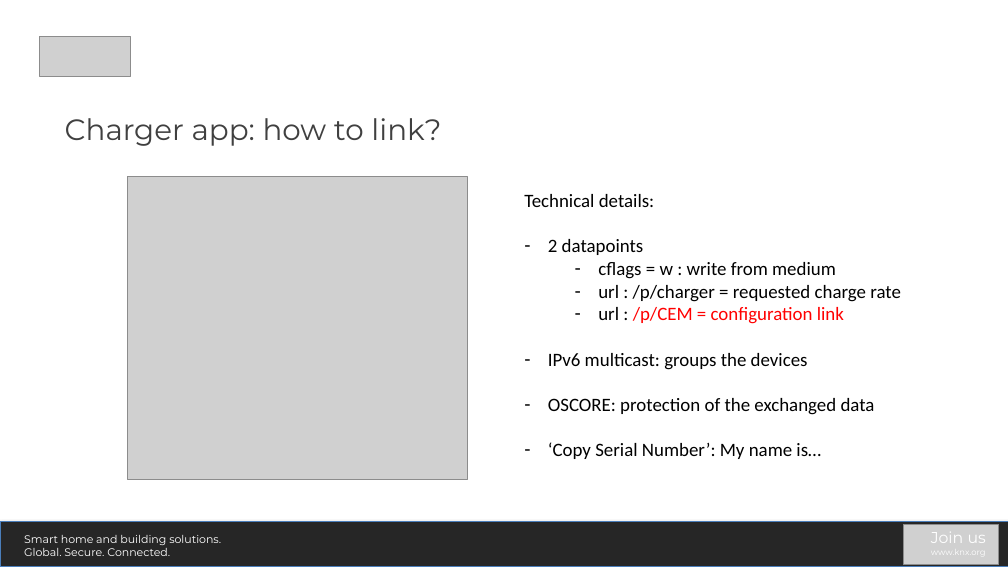
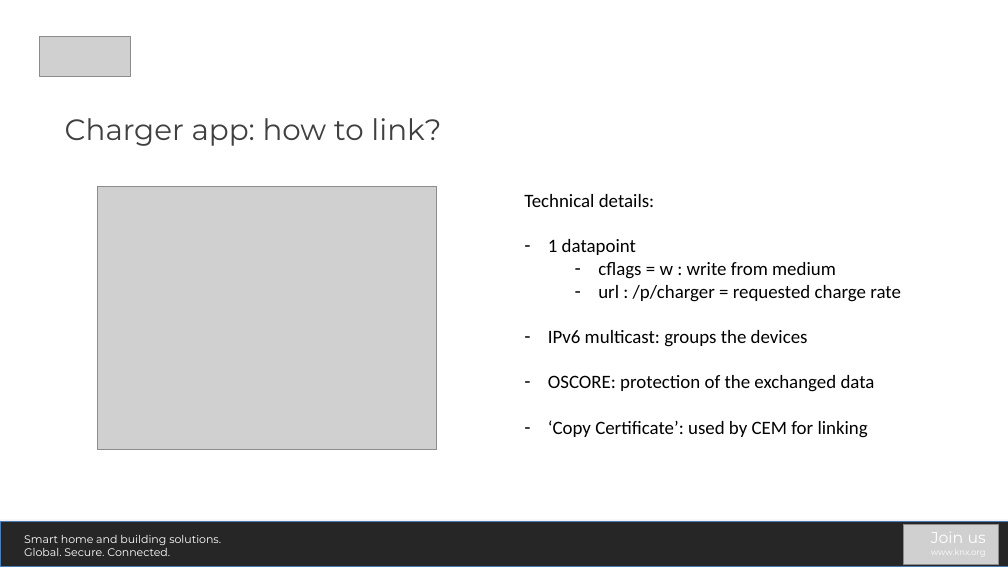
Before and after one commit to Adam-Maciuga/sdk-knx-iot-point-api-stack, a slide deck: slide 9 of apps/EMS/EMS-phase2.pptx (slide 13 before the commit). Drawn at 1008x567 pixels with LibreOffice and Linux fonts; fonts in the diff are those of the drawing; grey boxes stand for pictures. Boxes give left, top, right and bottom in pixels: in the first picture for what was removed or moved away, otherwise in the second. Text is boxed around its words. In the diff, an @@ line names an element or a change of style, - is before the commit and + after.

```diff
--- a/apps/EMS/EMS-phase2.pptx
+++ b/apps/EMS/EMS-phase2.pptx
@@ picture: place and size @@
-picture at (128,176,467,479)
+picture at (97,186,436,450)
@@ text at (548,239,636,255): text changed @@
-– 2 datapoints
+– 1 datapoint
@@ text at (598,307,844,324): paragraph removed @@
-  – url : /p/CEM = configuration link
@@ text at (548,420,868,438): text changed @@
-– ‘Copy Serial Number’: My name is…
+– ‘Copy Certificate’: used by CEM for linking
```
Also in this commit, not shown: 4 other slides changed, 4 slides added, 1 slide removed, 6 other files.
